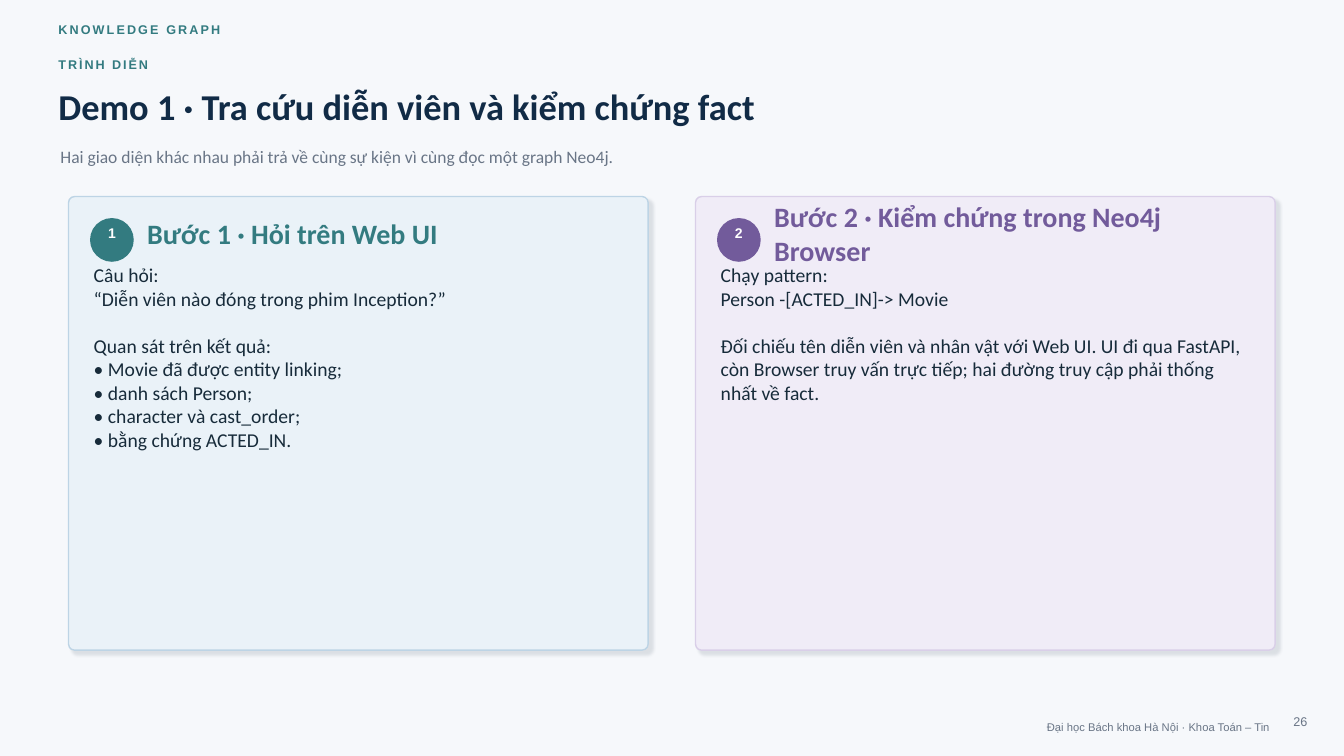
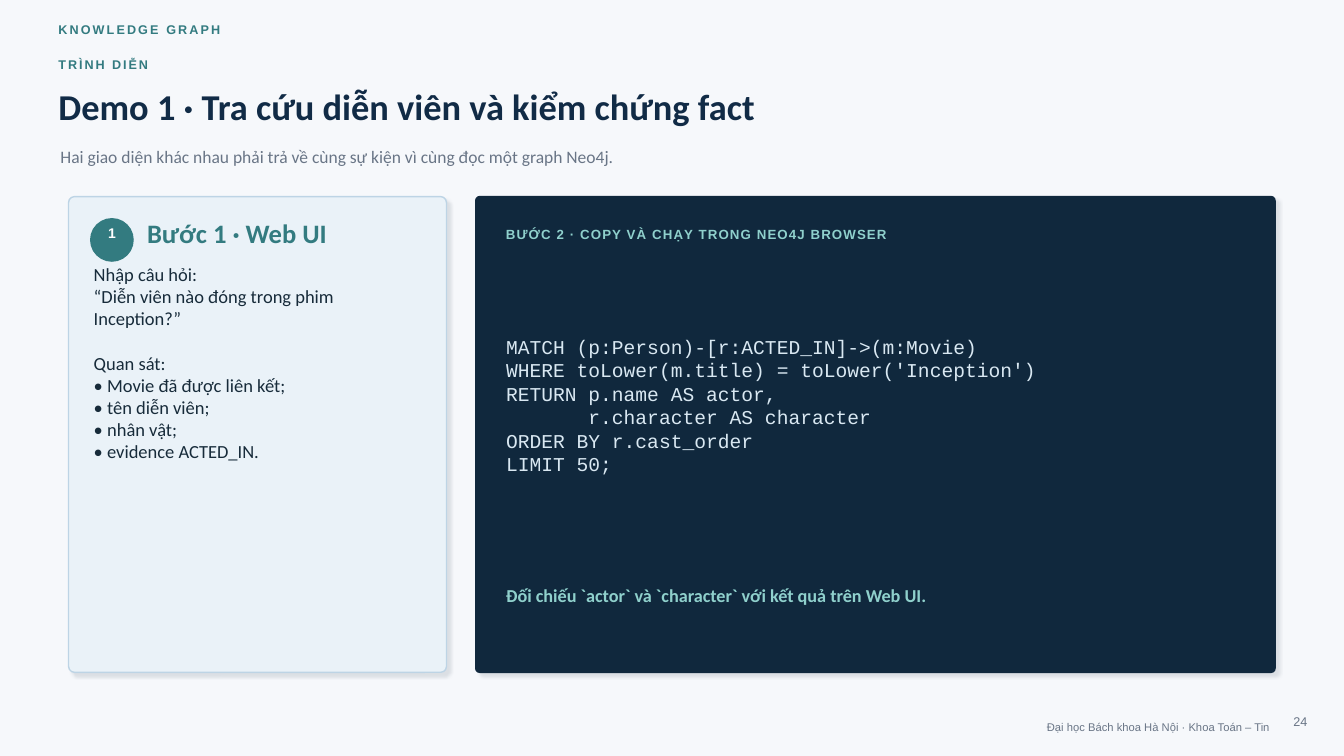
Before and after one commit to khanhhk/advanced_database, a slide deck: slide 24 of docs/deliverables/slide/movie_knowledge_graph_defense.pptx (slide 26 before the commit). Drawn at 1344x756 pixels with LibreOffice and Linux fonts; fonts in the diff are those of the drawing. Boxes give left, top, right and bottom in pixels: in the first picture for what was removed or moved away, otherwise in the second. Text is boxed around its words. In the diff, an @@ line names an element or a change of style, - is before the commit and + after.

```diff
--- a/docs/deliverables/slide/movie_knowledge_graph_defense.pptx
+++ b/docs/deliverables/slide/movie_knowledge_graph_defense.pptx
@@ rounded rectangle: place and size @@
-rounded rectangle at [69, 197, 648, 650]
+rounded rectangle at [69, 197, 447, 673]
@@ rounded rectangle at [69, 197, 447, 673]: proportions changed @@
@@ rounded rectangle: place and size @@
-rounded rectangle at [696, 197, 1275, 650]
+rounded rectangle at [476, 197, 1275, 673]
@@ rounded rectangle at [476, 197, 1275, 673]: fill #F0ECF7 to #10283D; outline #D9CFE8 1 pt to #10283D 1 pt; proportions changed @@
@@ text at [147, 224, 326, 243]: text changed; size 20 to 19 pt @@
-Bước 1 · Hỏi trên Web UI
+Bước 1 · Web UI
@@ text at [506, 229, 887, 242]: text changed; size 20 to 9.5 pt; font Calibri to Arial; text colour #725B9B to #8FD0CC @@
-Bước 2 · Kiểm chứng trong Neo4j Browser
+BƯỚC 2 · COPY VÀ CHẠY TRONG NEO4J BROWSER
@@ ellipse removed at [718, 219, 760, 261] @@
@@ text removed at [735, 228, 743, 238] @@
-2
@@ text at [94, 268, 197, 284]: text changed; size 14 to 13.2 pt @@
-Câu hỏi:
+Nhập câu hỏi:
@@ text removed at [721, 268, 1240, 400] @@
-Chạy pattern:
-Person -[ACTED_IN]-> Movie
-Đối chiếu tên diễn viên và nhân vật với Web UI. UI đi qua FastAPI, còn Browser truy vấn trực tiếp; hai đường truy cập phải thống nhất về fact.
@@ text at [94, 288, 333, 328]: size 14 to 13.2 pt in "“Diễn viên nào đóng trong phim Inception?”" @@
@@ text at [94, 357, 285, 461]: text changed; size 14 to 13.2 pt @@
-Quan sát trên kết quả:
-• Movie đã được entity linking;
-• danh sách Person;
-• character và cast_order;
-• bằng chứng ACTED_IN.
+Quan sát:
+• Movie đã được liên kết;
+• tên diễn viên;
+• nhân vật;
+• evidence ACTED_IN.
@@ text added at [506, 340, 1035, 475], 14 pt, text #D9E8F2 @@
+MATCH (p:Person)-[r:ACTED_IN]->(m:Movie)
+WHERE toLower(m.title) = toLower('Inception')
+RETURN p.name AS actor,
+r.character AS character
+ORDER BY r.cast_order
+LIMIT 50;
@@ text added at [506, 588, 927, 605], 13 pt, text #8FD0CC, bold @@
+Đối chiếu `actor` và `character` với kết quả trên Web UI.
@@ page number at [1293, 717, 1307, 726]: text changed @@
-26
+24
```
Also in this commit, not shown: 3 other slides changed, 1 slide added, 3 slides removed, 5 other files.
